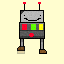
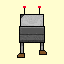
Revision of a layered (64, 64) image; what changed, layer by layer:
added layer "Layer 10" above "Layer 9" over [17, 6, 47, 58]
hid "Layer 7", opacity 12% → 100%, painted on it over [17, 2, 47, 54]
hid "Layer 6", opacity 100% → 49% over [17, 2, 47, 54]
hid "Layer 1" over [17, 2, 47, 54]
